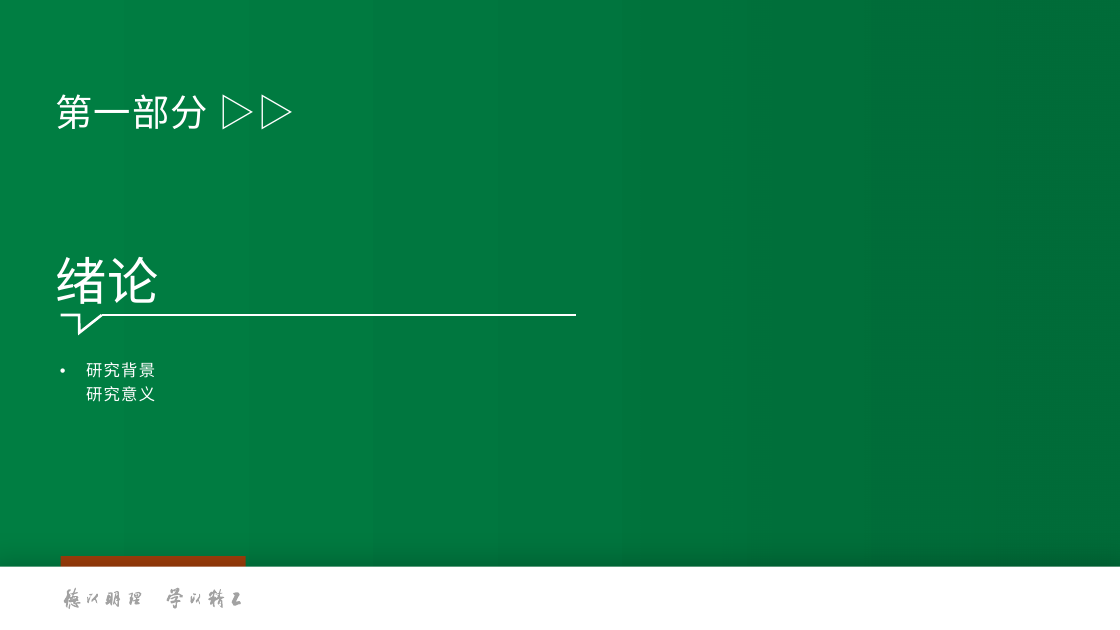
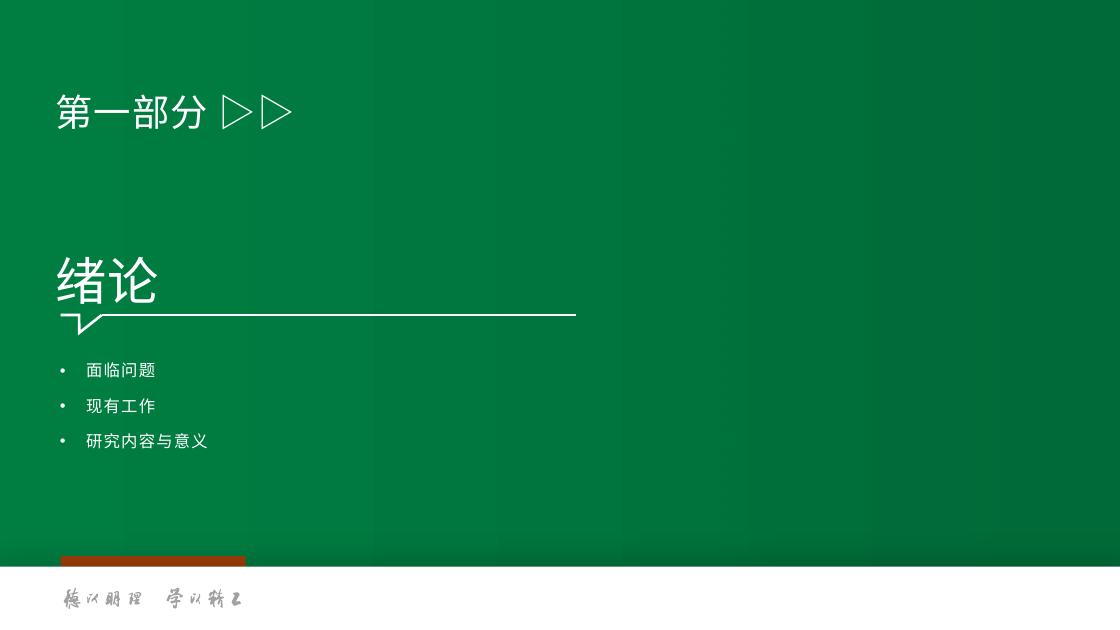
Before and after one commit to hhhjjjcc112/AsyncAlien, a slide deck: slide 4 of docs/graduation/论文/论文答辩/论文答辩.pptx (slide 3 before the commit). Drawn at 1120x630 pixels with LibreOffice and Linux fonts; fonts in the diff are those of the drawing; background and template pictures are left out. Boxes give left, top, right and bottom in pixels: in the first picture for what was removed or moved away, otherwise in the second. Text is boxed around its words. In the diff, an @@ line names an element or a change of style, - is before the commit and + after.

```diff
--- a/docs/graduation/论文/论文答辩/论文答辩.pptx
+++ b/docs/graduation/论文/论文答辩/论文答辩.pptx
@@ text at box(86, 362, 207, 449): text changed @@
-• 研究背景
-  研究意义
+• 面临问题
+• 现有工作
+• 研究内容与意义
```
Also in this commit, not shown: 5 other slides changed, 13 slides added, 58 slides removed, 4 other files.
